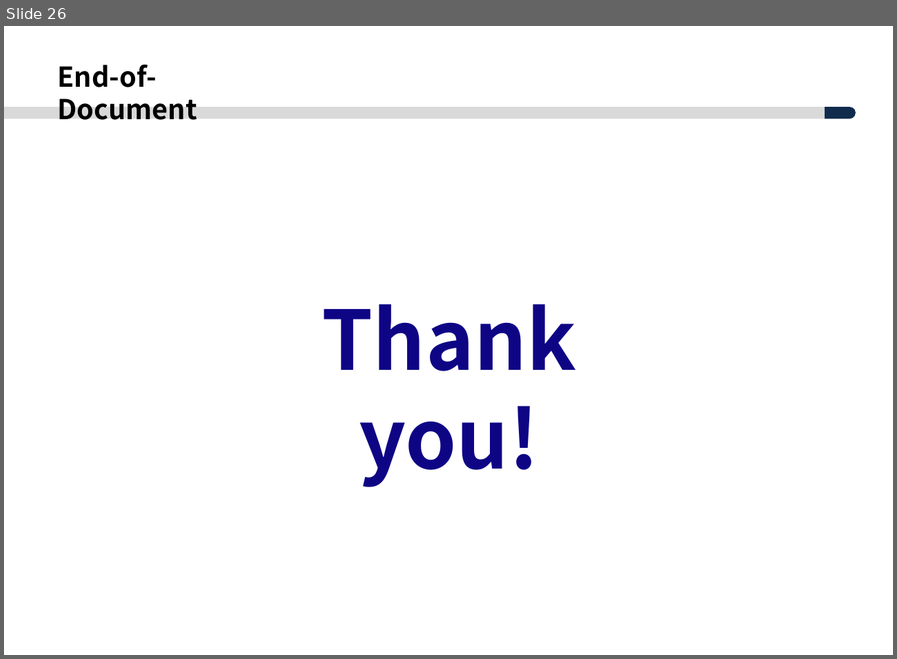
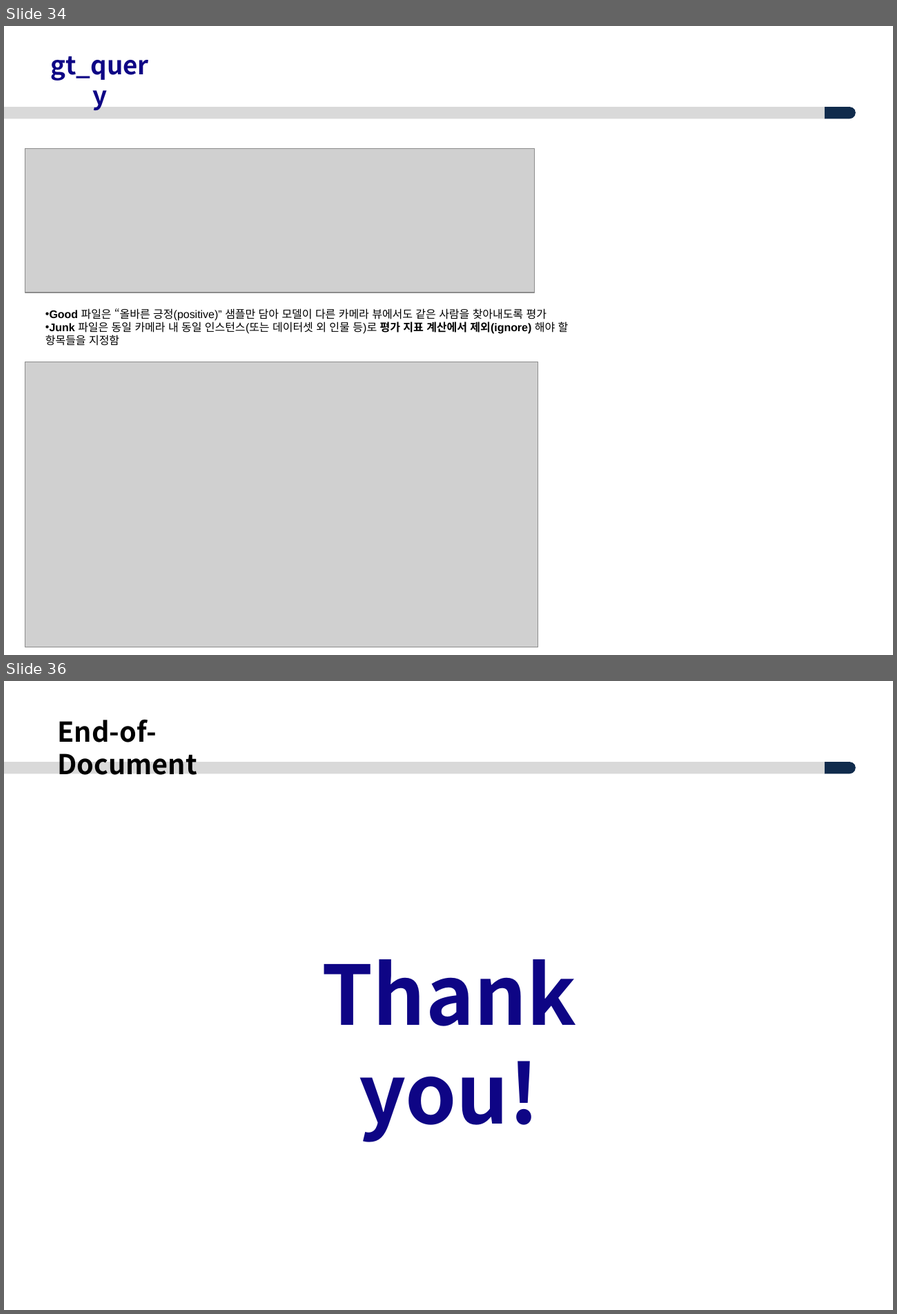
Before and after one commit to ksyoon70/deep-person-reid, a slide deck: deep-person-reid_이해.pptx. Shown one above the other, each under a label of ours: slide 26 before the commit, slides 34 and 36 after it; the slides between them are not shown. The pictures are 897x659 and 897x1314 pixels, drawn with LibreOffice and Linux fonts; fonts in the diff are those of the drawing; grey boxes stand for pictures; background and template pictures are left out. Boxes give left, top, right and bottom in pixels: in the first picture for what was removed or moved away, otherwise in the second. Text is boxed around its words. In the diff, an @@ line names an element or a change of style, - is before the commit and + after.

```diff
--- a/deep-person-reid_이해.pptx
+++ b/deep-person-reid_이해.pptx
@@ slide 34 added at [4,26,893,655], background #FFFFFF; not listed: 2 template elements that a slide beside it also shows @@
@@ text added at [50,56,149,81], 24 pt, text #0E0585, bold @@
+gt_query
@@ picture added at [25,148,535,292] @@
@@ text added at [45,308,568,345], 10.5 pt, text #000000 @@
+• Good 파일은 “올바른 긍정(positive)” 샘플만 담아 모델이 다른 카메라 뷰에서도 같은 사람을 찾아내도록 평가
+• Junk 파일은 동일 카메라 내 동일 인스턴스(또는 데이터셋 외 인물 등)로 평가 지표 계산에서 제외(ignore) 해야 할 항목들을 지정함
@@ picture added at [25,361,537,646] @@
@@ what was slide 26 is now slide 36 @@
```
Also in this commit, not shown: 11 slides changed, 9 other slides added, 2 other files.
